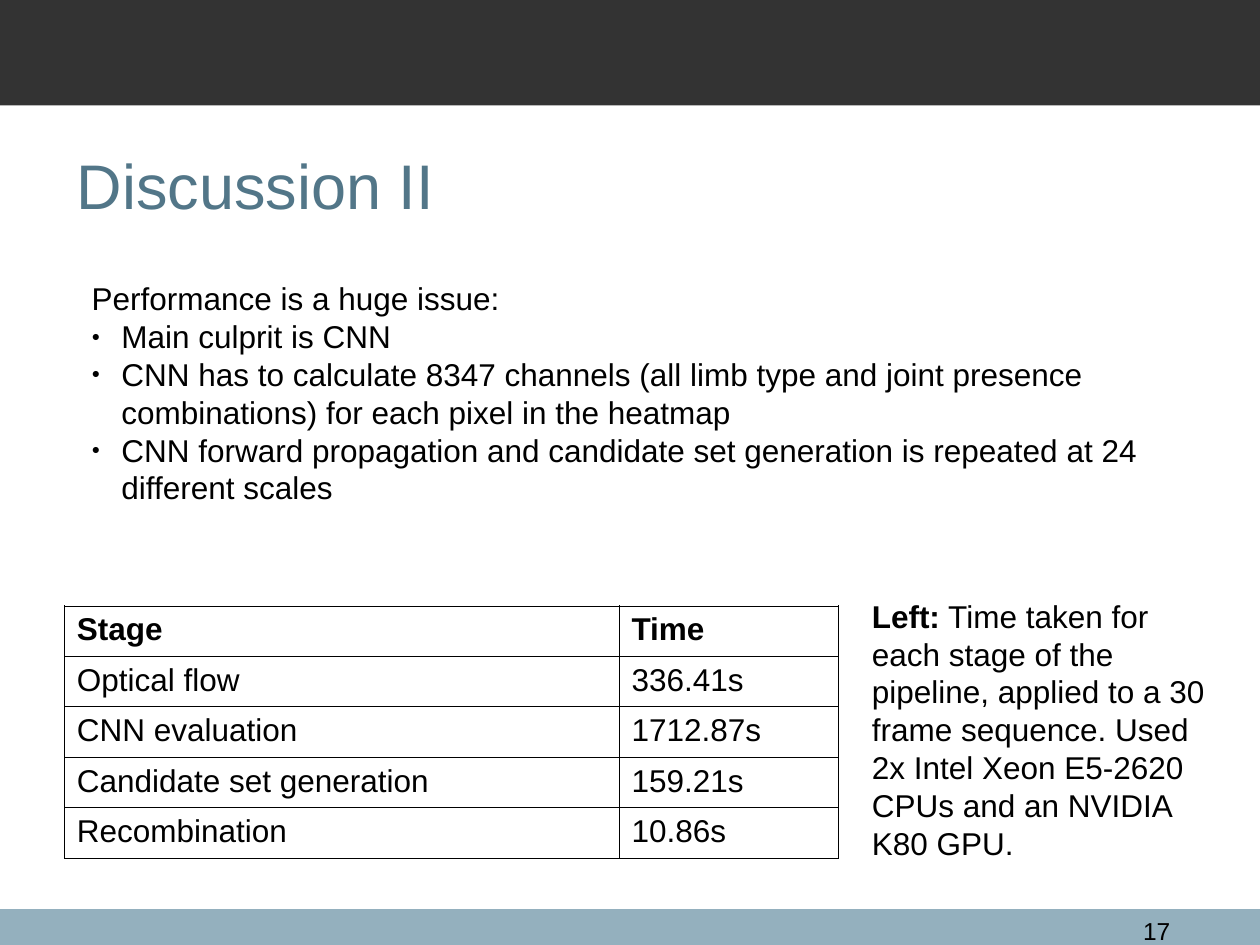
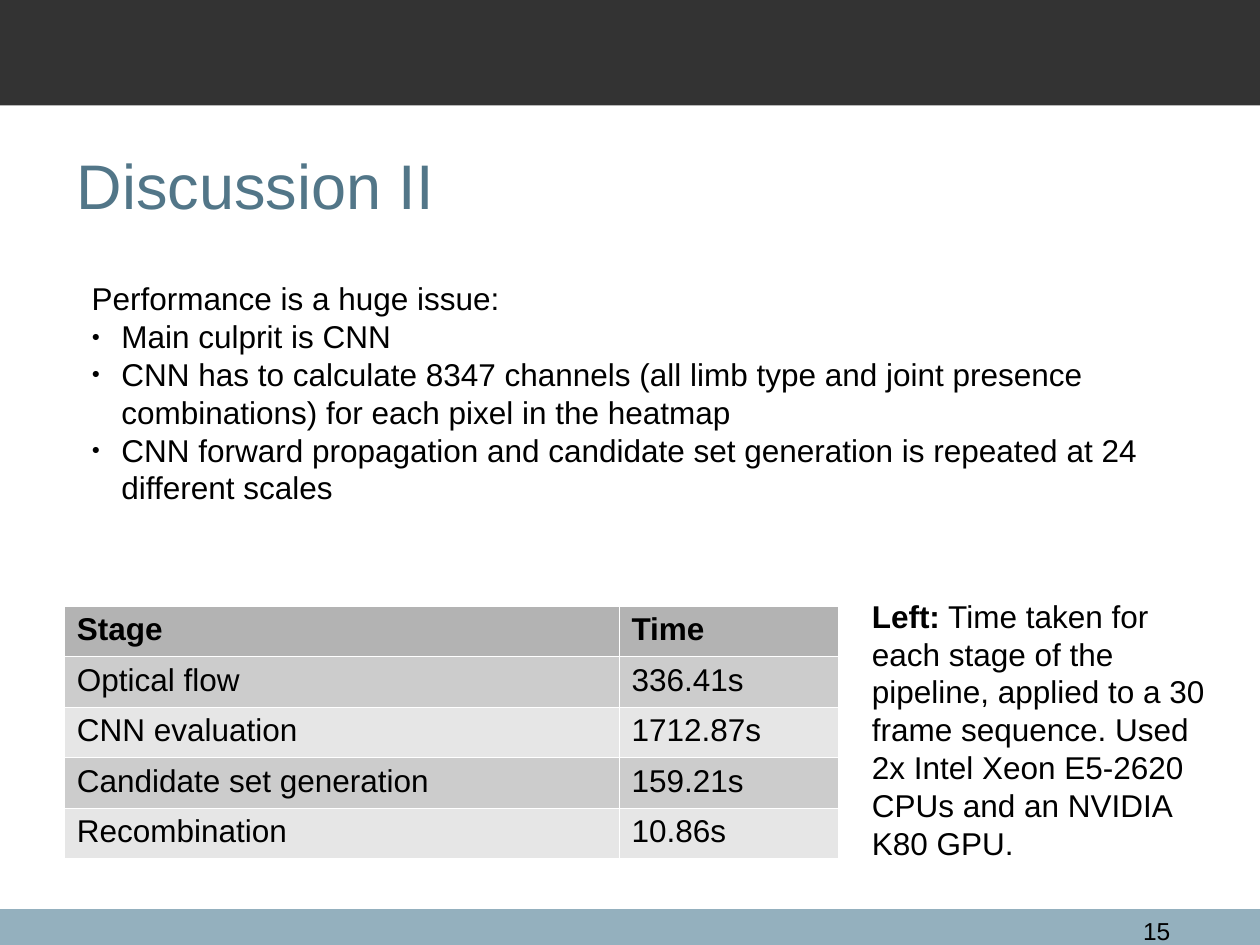
Before and after one commit to qxcv/comp2560, a slide deck: slide 15 of presentation/presentation.odp (slide 17 before the commit). Drawn at 1260x945 pixels with LibreOffice and Linux fonts; fonts in the diff are those of the drawing; background and template pictures are left out. Boxes give left, top, right and bottom in pixels: in the first picture for what was removed or moved away, otherwise in the second. Text is boxed around its words. In the diff, an @@ line names an element or a change of style, - is before the commit and + after.

```diff
--- a/presentation/presentation.odp
+++ b/presentation/presentation.odp
@@ table at (64,606,838,859) @@
@@ fill none to #B3B3B3 in row 1 @@
@@ fill none to #CCCCCC in 4 cells @@
@@ fill none to #E6E6E6 in 4 cells @@
@@ borders changed @@
@@ page number at (1143,923,1170,941): text changed @@
-17
+15
```
Also in this commit, not shown: 1 slide added, 3 slides removed.
